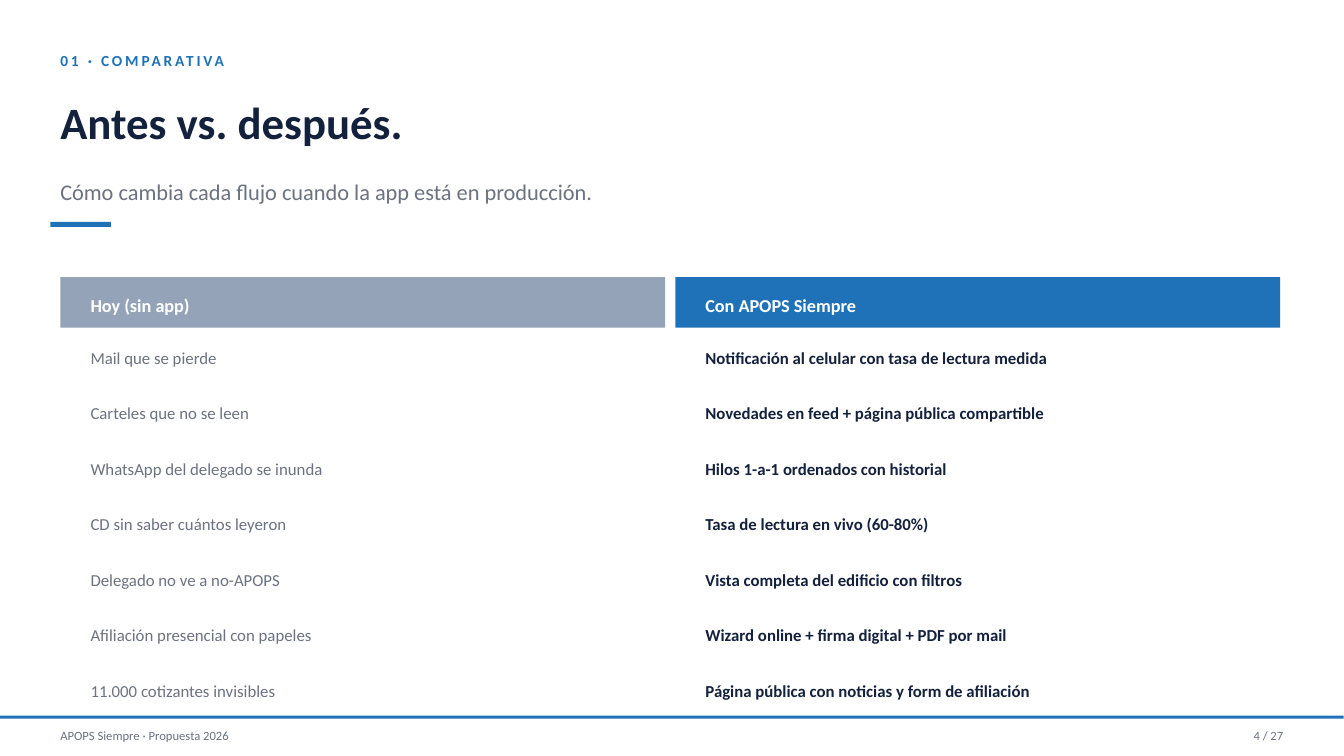
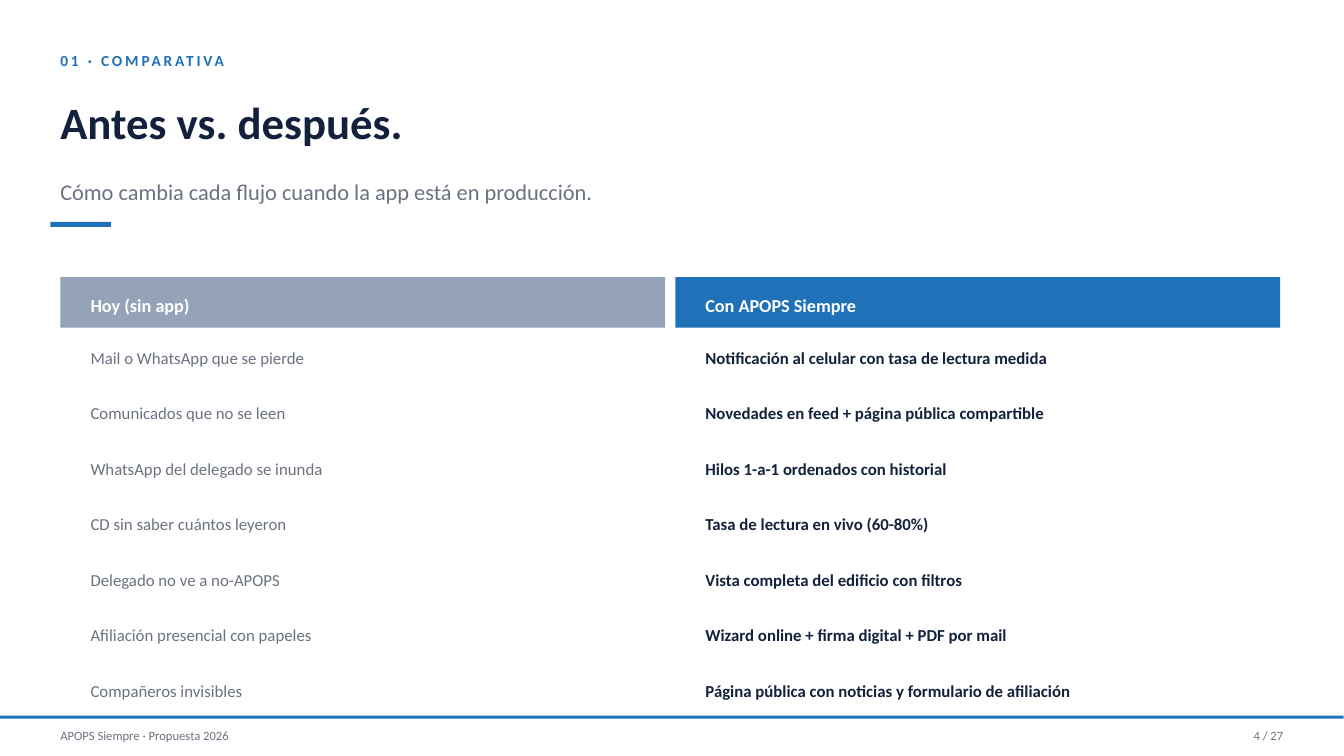
Before and after one commit to saadypacheco/apops, a slide deck: slide 4 of Presentacion-APOPS-Siempre.pptx. Drawn at 1344x756 pixels with LibreOffice and Linux fonts; fonts in the diff are those of the drawing. Boxes give left, top, right and bottom in pixels: in the first picture for what was removed or moved away, otherwise in the second. Text is boxed around its words. In the diff, an @@ line names an element or a change of style, - is before the commit and + after.

```diff
--- a/Presentacion-APOPS-Siempre.pptx
+++ b/Presentacion-APOPS-Siempre.pptx
@@ text at [91,352,304,367]: text changed @@
-Mail que se pierde
+Mail o WhatsApp que se pierde
@@ text at [91,407,285,422]: text changed @@
-Carteles que no se leen
+Comunicados que no se leen
@@ text at [91,685,242,700]: text changed @@
-11.000 cotizantes invisibles
+Compañeros invisibles
@@ text at [705,685,1070,700]: text changed @@
-Página pública con noticias y form de afiliación
+Página pública con noticias y formulario de afiliación
```
Also in this commit, not shown: 6 other slides changed, 2 other files.
